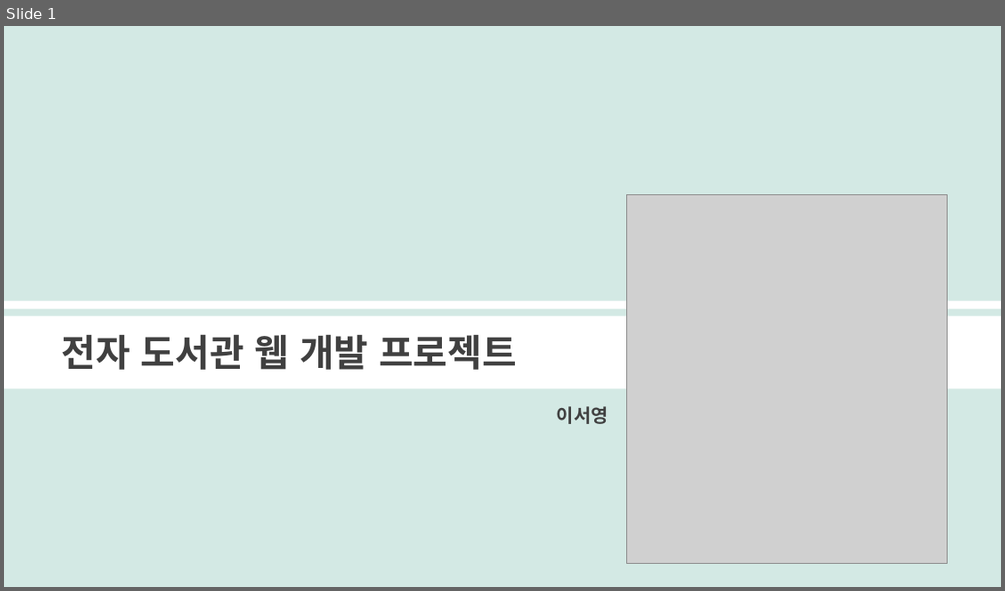
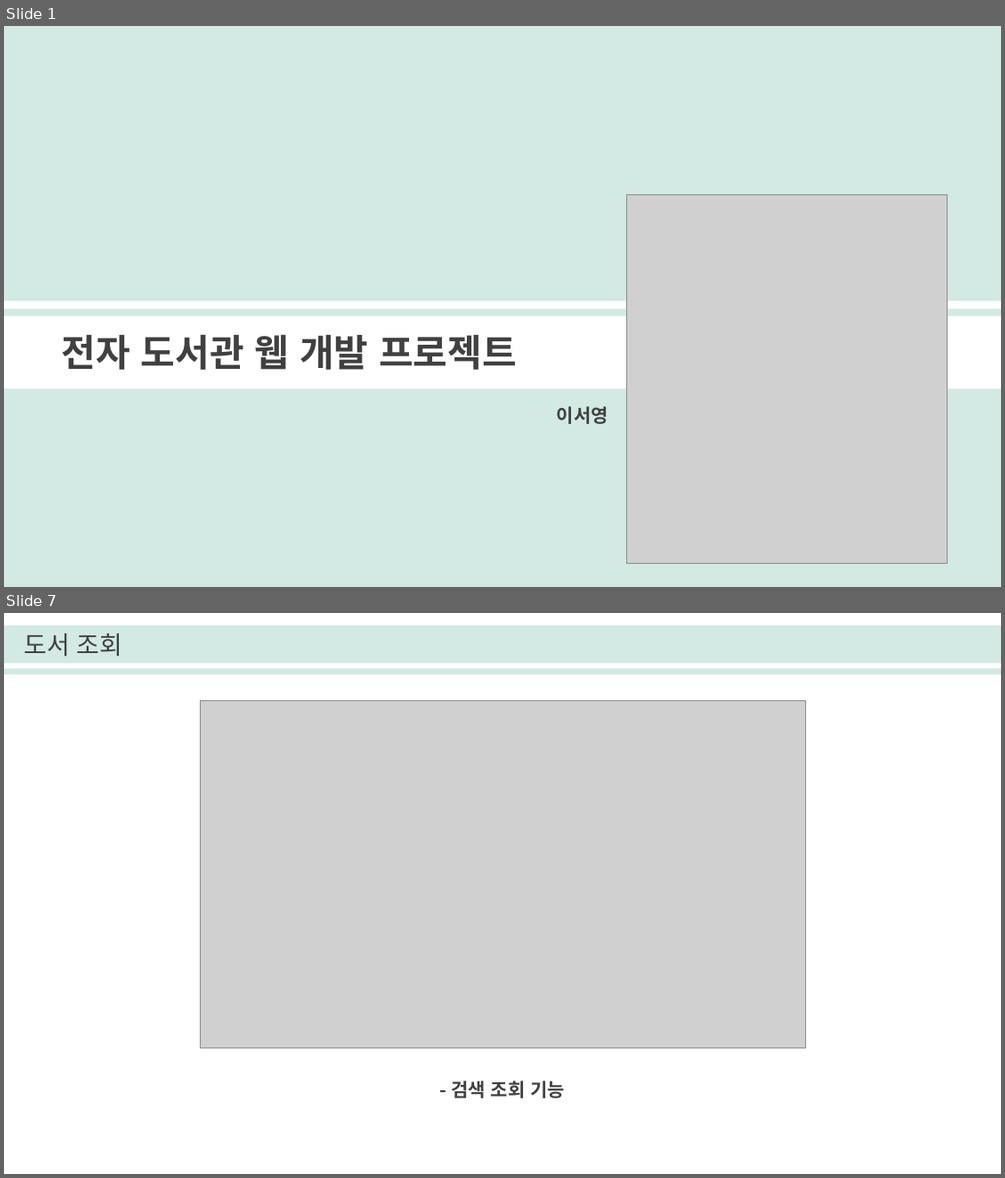
Before and after one commit to seoyounglee0105/Library_Web_Project, a slide deck: 이서영_전자도서관프로젝트.pptx. Shown one above the other, each under a label of ours: slide 1 before the commit, slides 1 and 7 after it; the slides between them are not shown. The pictures are 1005x591 and 1005x1178 pixels, drawn with LibreOffice and Linux fonts; fonts in the diff are those of the drawing; grey boxes stand for pictures. Boxes give left, top, right and bottom in pixels: in the first picture for what was removed or moved away, otherwise in the second. Text is boxed around its words. In the diff, an @@ line names an element or a change of style, - is before the commit and + after.

```diff
--- a/이서영_전자도서관프로젝트.pptx
+++ b/이서영_전자도서관프로젝트.pptx
@@ slide 7 added at (x1=4, y1=613, x2=1001, y2=1174), background #FFFFFF @@
@@ rectangle added at (x1=4, y1=625, x2=1001, y2=674), fill #D3E9E4 @@
@@ text added at (x1=24, y1=633, x2=123, y2=656), 24 pt, text #404040 @@
+도서 조회
@@ rectangle added at (x1=4, y1=663, x2=1001, y2=668), fill #FFFFFF @@
@@ picture added at (x1=200, y1=700, x2=806, y2=1047) @@
@@ text added at (x1=451, y1=1080, x2=565, y2=1098), 18 pt, text #404040, bold @@
+- 검색 조회 기능
```
Also in this commit, not shown: 5 slides changed, 8 other slides added, 3 slides removed, 10 other files.
